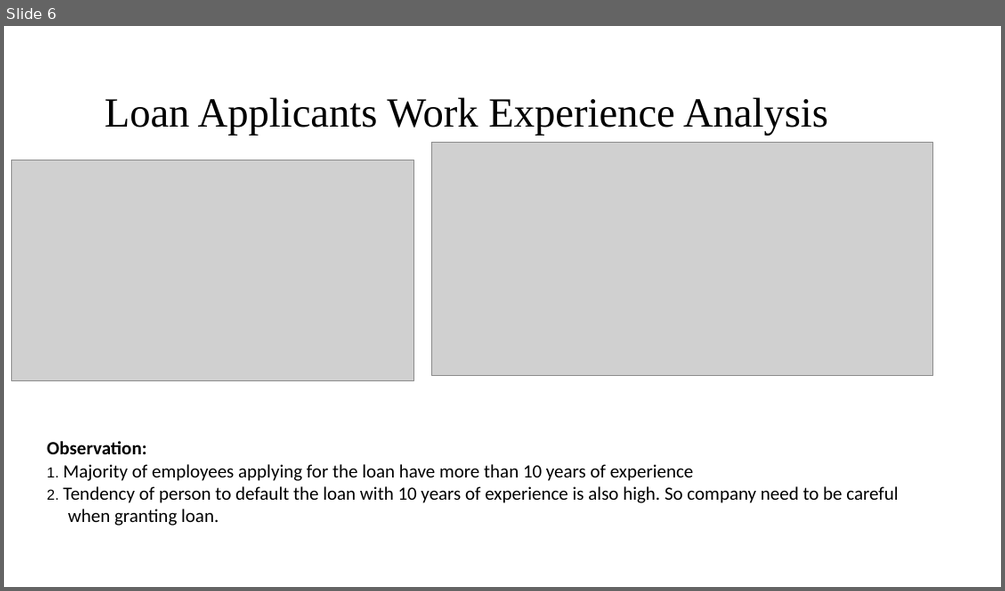
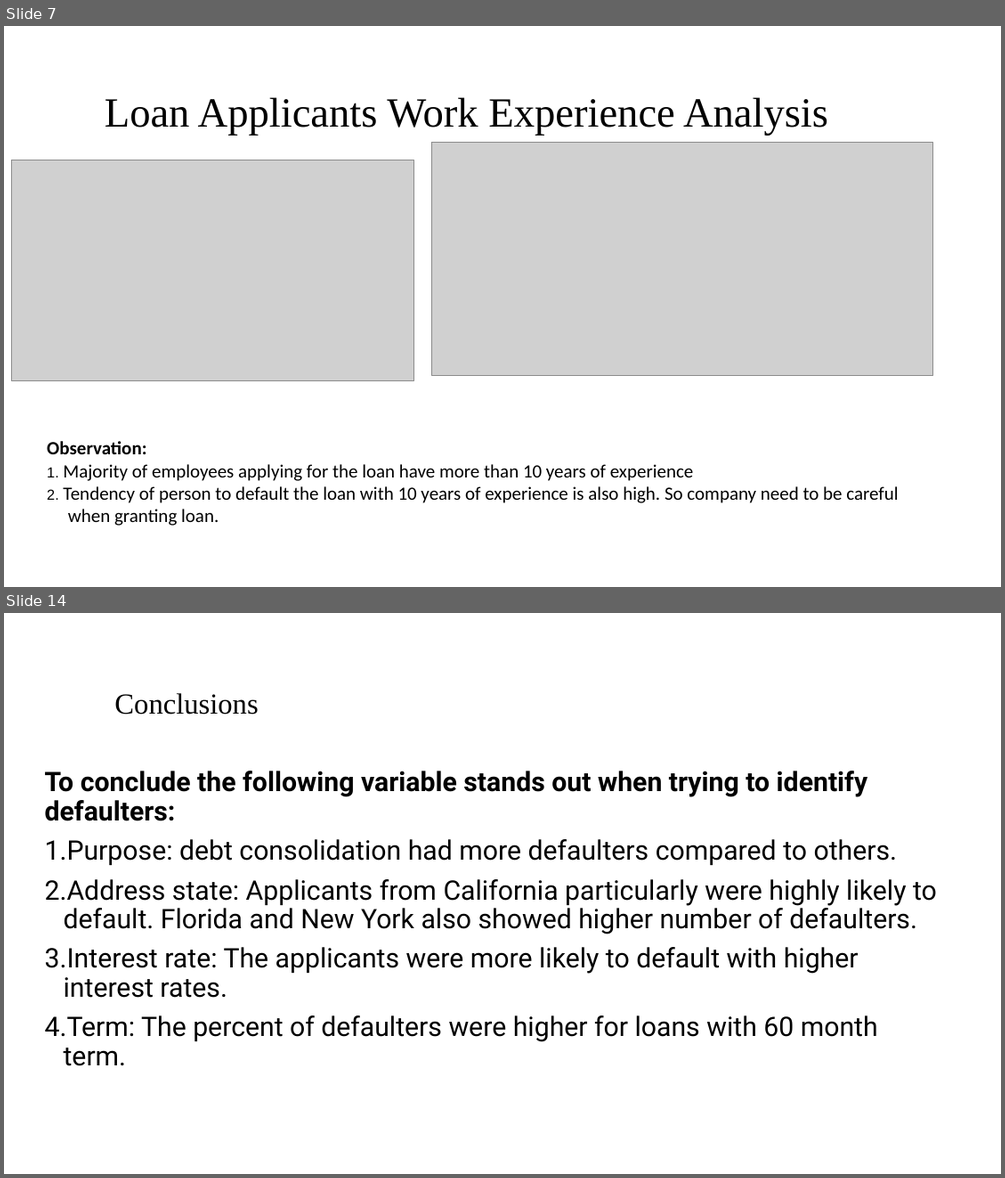
Before and after one commit to ArjunAshokKumar/Lending-Club-Case-Study, a slide deck: Niraj Kumar.pptx. Shown one above the other, each under a label of ours: slide 6 before the commit, slides 7 and 14 after it; the slides between them are not shown. The pictures are 1005x591 and 1005x1178 pixels, drawn with LibreOffice and Linux fonts; fonts in the diff are those of the drawing; grey boxes stand for pictures; background and template pictures are left out. Boxes give left, top, right and bottom in pixels: in the first picture for what was removed or moved away, otherwise in the second. Text is boxed around its words. In the diff, an @@ line names an element or a change of style, - is before the commit and + after.

```diff
--- a/Niraj Kumar.pptx
+++ b/Niraj Kumar.pptx
@@ slide 14 added at (4,613,1001,1174), background #FFFFFF @@
@@ title added at (114,693,258,714), 28 pt, text #000000 @@
+Conclusions
@@ text added at (45,771,937,1066), 25.9 pt, text #000000 @@
+To conclude the following variable stands out when trying to identify defaulters:
+1. Purpose: debt consolidation had more defaulters compared to others.
+2. Address state: Applicants from California particularly were highly likely to default. Florida and New York also showed higher number of defaulters.
+3. Interest rate: The applicants were more likely to default with higher interest rates.
+4. Term: The percent of defaulters were higher for loans with 60 month term.
@@ what was slide 6 is now slide 7 @@
```
Also in this commit, not shown: 7 other slides added, 5 slides removed, 1 other file.
